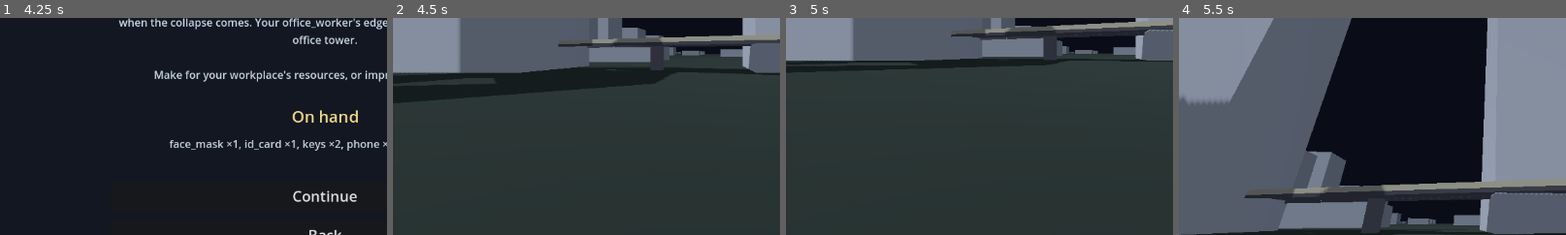
Above: before the commit, frames 1-4 (left to right).
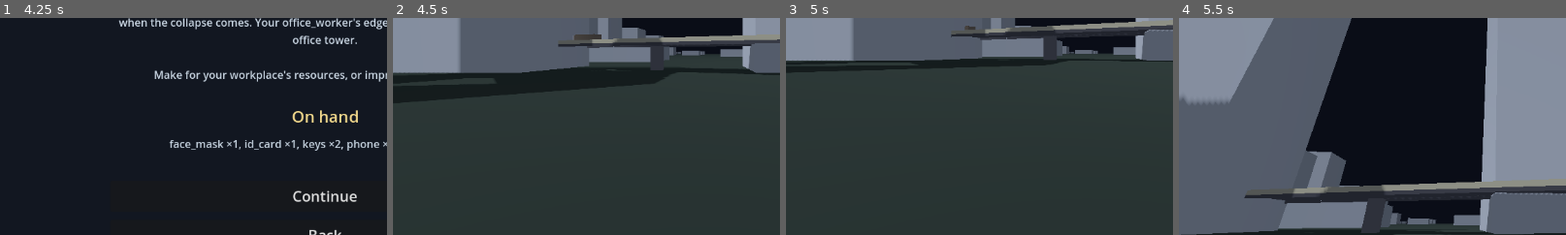
Above: after the commit, the same moments.

Repository: maxhightower/Asphodel
Game: Godot game, scene res://MainMenu.tscn
Two runs of this game, one before a commit and one after it. Both use one fixed random seed, a clock stepped at 60 frames per second and the inputs below.
Inputs (mouse positions are % of the whole screen's width and height, from its top left):
- Up to frame 1 (4.25 s): click "Start Game" at 0.5 s; click "Madisonville, TX" at 1.25 s; click "Back" at 2 s; click "Start Game" at 2.75 s; click "Load City" at 3.5 s
- Up to frame 2 (4.5 s): click "Continue" at 4.25 s
- Up to frame 3 (5 s): no input
- Up to frame 4 (5.5 s): move the mouse to (55, 50) at 5.02 s; hold W (move_forward) from 5.03 s (still down); hold E (interact) from 5.03 s (still down)
The pictures show only the part of the screen within x 8-58%, y 42-92%; the shares and areas given below are measured in that part.

Frame 1 is identical in both runs. In frame 2, 0.2% of the frame differs, in the area x 46-54%, y 7-11%; in frame 3, less than 0.1%; in frame 4, nothing differs.

Commit message:
feat(godot): traffic — cars, trucks, bikes driving the road network
scripts/traffic.gd: presentation-only vehicles that drive along the bundle's
road polylines. Cars/trucks/motorcycles as varied placeholder boxes, coloured
and sized per type; surface streets carry all types, elevated freeways (motorway
class) carry cars+trucks on the deck at speed. Each advances along its polyline
per frame and respawns on a fresh road at the end. PAUSABLE so it freezes with
the game. Wired into street_world after the roads are built. Ambiance only —
never feeds the authoritative simulation (which models commute modes, not
vehicle positions).

Also: oblique 'drone' screenshot camera that shows the extruded streets + skyline.

Co-Authored-By: Claude Opus 4.8 <noreply@anthropic.com>
Claude-Session: https://claude.ai/code/session_01Datjs9tUxMYwyRKZkeyYo9

Diff:
--- a/godot/scripts/street_world.gd
+++ b/godot/scripts/street_world.gd
@@ -56,6 +56,7 @@
 	else:
 		_build_buildings(footprints)
 	_build_roads(bundle["roads"])
+	_build_traffic(bundle["roads"])
 	_spawn_player(_bounds, bundle["roads"])
 	_build_hud()
 	_build_pause_overlay()
@@ -332,6 +333,17 @@
 	add_child(mi)
 
 
+func _build_traffic(roads: Dictionary) -> void:
+	# Presentation-only vehicles (cars/trucks/bikes) driving the road network.
+	var polylines: Array = roads.get("polylines", [])
+	if polylines.is_empty():
+		return
+	var traffic: Node3D = load("res://scripts/traffic.gd").new()
+	traffic.process_mode = Node.PROCESS_MODE_PAUSABLE   # freezes with pause
+	add_child(traffic)
+	traffic.setup(polylines, 260)
+
+
 func _build_surface_road(st: SurfaceTool, pts: Array, roadway: float,
 		sidewalk: float, barriers: bool) -> void:
 	# Raised asphalt roadway + a concrete sidewalk slab down each side; optional
--- /dev/null
+++ b/godot/scripts/traffic.gd
@@ -0,0 +1,135 @@
+extends Node3D
+
+## Presentation-only traffic: placeholder vehicles (cars, trucks, motorcycles/
+## bikes) driving along the bundle's road polylines. The authoritative Python
+## world models commute *modes*, not individual vehicle positions, so this is
+## pure ambiance — like the capsule citizens — and never feeds the simulation.
+##
+## Vehicles ride surface streets at road height and elevated freeways (motorway
+## class) up on the deck. Each advances along its polyline every frame and
+## respawns on a fresh road at the end.
+
+const DECK_Y := 7.0        # must match street_world elevated deck height
+const ROAD_Y := 0.28
+
+class Lane:
+	var pts: PackedVector2Array
+	var y: float            # surface (0.28) or elevated deck (~7.1)
+	var elevated: bool
+	var speed_mult: float
+
+class Vehicle:
+	var node: MeshInstance3D
+	var lane: Lane
+	var seg: int
+	var along: float        # metres travelled into current segment
+	var speed: float
+	var half_h: float
+
+var _lanes: Array[Lane] = []
+var _vehicles: Array[Vehicle] = []
+var _rng := RandomNumberGenerator.new()
+var _running := false
+
+
+func setup(polylines: Array, count: int = 220, seed: int = 1) -> void:
+	_rng.seed = seed
+	for pl in polylines:
+		var pts_raw: Array = pl.get("points", [])
+		if pts_raw.size() < 2:
+			continue
+		var lane := Lane.new()
+		lane.pts = PackedVector2Array()
+		for p in pts_raw:
+			lane.pts.append(Vector2(float(p[0]), float(p[1])))
+		var cls := String(pl.get("class", ""))
+		lane.elevated = (cls == "motorway" or cls == "trunk")
+		lane.y = (DECK_Y + 0.1) if lane.elevated else (ROAD_Y + 0.05)
+		lane.speed_mult = 2.2 if lane.elevated else 1.0
+		_lanes.append(lane)
+	if _lanes.is_empty():
+		return
+	for i in range(count):
+		_spawn_vehicle()
+	_running = true
+
+
+func _spawn_vehicle() -> void:
+	var lane: Lane = _lanes[_rng.randi() % _lanes.size()]
+	# Elevated freeways carry cars/trucks only; surface streets also carry bikes.
+	var kind := _pick_kind(lane.elevated)
+	var v := Vehicle.new()
+	v.lane = lane
+	v.seg = _rng.randi() % max(1, lane.pts.size() - 1)
+	v.along = 0.0
+	v.node = MeshInstance3D.new()
+	var mesh := BoxMesh.new()
+	var dims: Vector3 = kind[0]
+	mesh.size = dims
+	v.half_h = dims.y * 0.5
+	var mat := StandardMaterial3D.new()
+	mat.albedo_color = kind[1]
+	mesh.material = mat
+	v.node.mesh = mesh
+	v.speed = kind[2] * lane.speed_mult * (0.85 + 0.3 * _rng.randf())
+	add_child(v.node)
+	_place(v)
+	_vehicles.append(v)
+
+
+func _pick_kind(elevated: bool) -> Array:
+	# [dims (w,h,l), colour, base_speed]
+	var r := _rng.randf()
+	if not elevated and r < 0.22:
+		# motorcycle / bike
+		var c := Color(0.15, 0.15, 0.18) if _rng.randf() < 0.5 else Color(0.8, 0.2, 0.2)
+		return [Vector3(0.7, 1.0, 1.9), c, 9.0]
+	if r < 0.5:
+		return [Vector3(2.6, 2.9, 8.5), _truck_color(), 8.0]      # truck
+	return [Vector3(1.8, 1.4, 4.3), _car_color(), 12.0]          # car
+
+
+func _car_color() -> Color:
+	var palette := [Color(0.85, 0.86, 0.9), Color(0.15, 0.17, 0.22),
+		Color(0.6, 0.1, 0.12), Color(0.15, 0.32, 0.6), Color(0.75, 0.7, 0.2)]
+	return palette[_rng.randi() % palette.size()]
+
+
+func _truck_color() -> Color:
+	var palette := [Color(0.9, 0.9, 0.92), Color(0.3, 0.35, 0.45), Color(0.5, 0.45, 0.4)]
+	return palette[_rng.randi() % palette.size()]
+
+
+func _process(delta: float) -> void:
+	if not _running:
+		return
+	var step := clampf(delta, 0.0, 0.1)
+	for v in _vehicles:
+		v.along += v.speed * step
+		_place(v)
+
+
+func _place(v: Vehicle) -> void:
+	var lane := v.lane
+	var n := lane.pts.size()
+	# Advance to the segment that contains `along`, walking forward.
+	while true:
+		var a: Vector2 = lane.pts[v.seg]
+		var b: Vector2 = lane.pts[v.seg + 1]
+		var seglen := a.distance_to(b)
+		if v.along <= seglen or seglen < 0.001:
+			var t := 0.0 if seglen < 0.001 else v.along / seglen
+			var pos := a.lerp(b, t)
+			v.node.position = Vector3(pos.x, lane.y + v.half_h, pos.y)
+			var dir := (b - a)
+			if dir.length() > 0.001:
+				v.node.rotation.y = atan2(dir.x, dir.y)
+			return
+		v.along -= seglen
+		v.seg += 1
+		if v.seg >= n - 1:
+			# End of the polyline: respawn on a random road (keeps traffic full).
+			v.lane = _lanes[_rng.randi() % _lanes.size()]
+			v.seg = 0
+			v.along = 0.0
+			return
--- a/godot/tests/screenshot.gd
+++ b/godot/tests/screenshot.gd
@@ -95,11 +95,12 @@
 		if p != null:
 			target = p.position
 	var cam := Camera3D.new()
-	cam.fov = 60.0
+	cam.fov = 62.0
 	cam.far = 20000.0
-	# Steep, near-top-down so the frame fills with city (streets + blocks + crowd)
-	# rather than sky.
-	cam.position = target + Vector3(30, 520, 240)
+	# Low oblique "drone" angle so building sides, the extruded streets between
+	# blocks, and any elevated highway all read (a near-top-down shot flattens the
+	# road extrusion). Aim a little above ground so the horizon sits high.
+	cam.position = target + Vector3(0, 130, 235)
 	cam.current = true
 	add_child(cam)                                  # must be in-tree before look_at
-	cam.look_at(target, Vector3.UP)
+	cam.look_at(target + Vector3(0, 25, 0), Vector3.UP)
